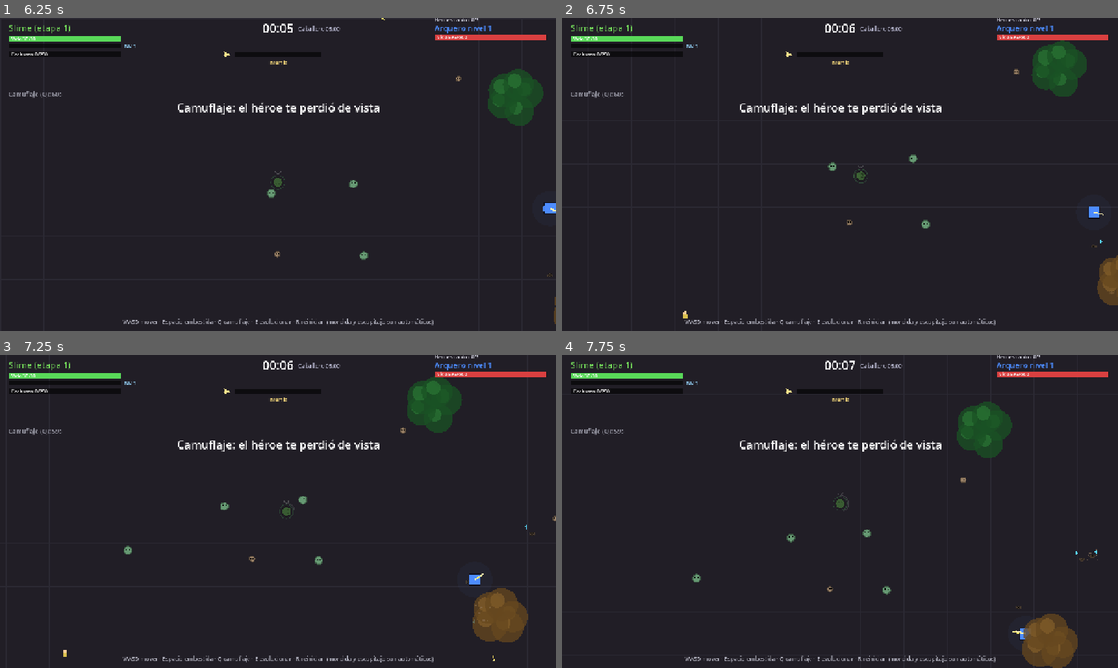
Above: before the commit, frames 1-4 (two rows, left to right).
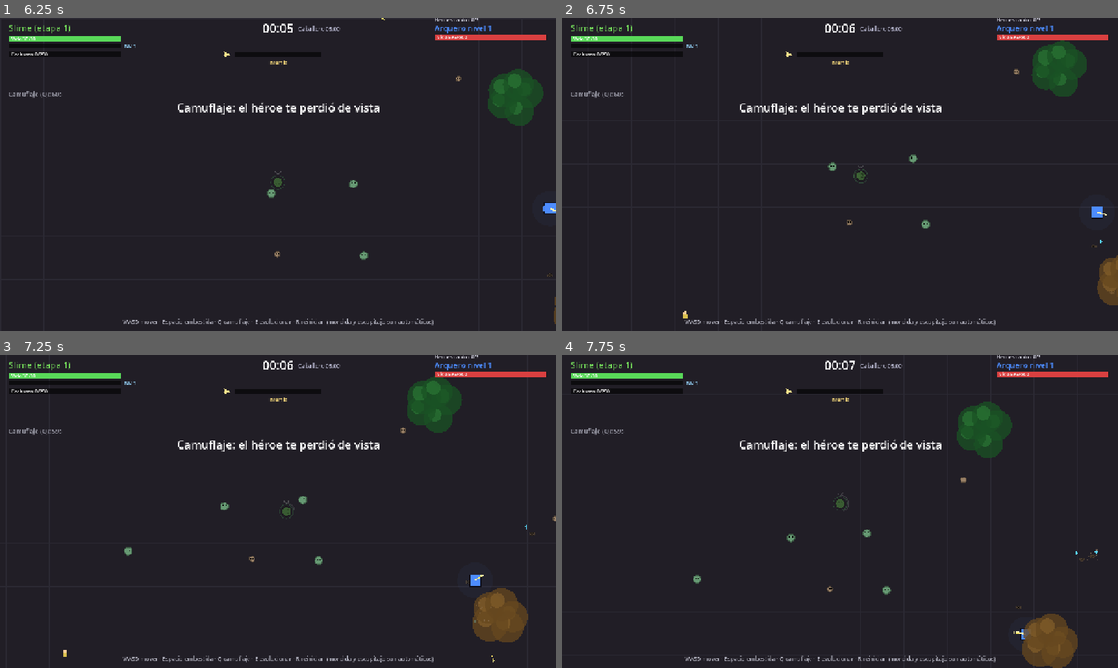
Above: after the commit, the same moments.

Repository: FedeOsorio/survive-the-hero
Game: Godot game, scene res://scenes/menu.tscn
Same seed, same stepped clock (60 frames per second), same inputs: the game is played once before the commit and once after it.
Inputs (mouse positions are in pixels of both pictures, inside the frame that each line leads up to):
- Up to frame 1 (6.25 s): click "Jugar" at 0.5 s; tap Enter (pick_confirm) at 1.25, 4.35 s; move the mouse to (400, 158) at 1.27 s; hold D (move_right) 1.28-2.03 s; tap Space (dash) at 1.35 s; click (400, 158) at 1.42 s; move the mouse to (166, 190) at 2.02 s; hold S (move_down) 2.03-2.78 s; tap 1 (pick_1) at 2.1 s; move the mouse to (333, 105) at 2.77 s; hold D (move_right) 2.78-3.53 s; tap 2 (pick_2) at 2.85 s; move the mouse to (250, 237) at 3.52 s; hold W (move_up) 3.53-4.28 s; tap 3 (pick_3) at 3.6 s; click (250, 237) at 3.67 s; move the mouse to (444, 221) at 4.27 s; hold A (move_left) 4.28-5.78 s; move the mouse to (111, 127) at 5.02 s; tap C (rally) at 5.1 s; move the mouse to (305, 174) at 5.77 s; hold S (move_down) from 5.78 s (still down); tap Q (stealth) at 5.85 s; click (305, 174) at 5.92 s
- Up to frame 2 (6.75 s): move the mouse to (756, 96) at 6.52 s; release S (move_down) at 6.53 s; hold D (move_right) from 6.53 s (still down); tap Shift at 6.6 s
- Up to frame 3 (7.25 s): keep holding D (move_right)
- Up to frame 4 (7.75 s): move the mouse to (962, 495) at 7.27 s; release D (move_right) at 7.28 s; hold W (move_up) from 7.28 s (still down); tap Keypad Enter at 7.35 s

Frame 1 is identical in both runs. In frame 2, less than 0.1% of the frame differs, in the area x 62-98%, y 17-64%; in frame 3, less than 0.1%, in the area x 22-100%, y 23-99%; in frame 4, less than 0.1%.

Commit message:
Tanda 09-h: IA del héroe como lista de prioridades

Diff:
--- a/scripts/balance.gd
+++ b/scripts/balance.gd
@@ -82,8 +82,7 @@
 # El grito empieza apenas un civil sale corriendo de vos, no cuando muere.
 # Cada grito nuevo actualiza el lugar. La alarma dura hasta que llega (a ALARM_ARRIVE_DIST)
 # y ALARM_SEARCH_TIME más buscando, con un máximo de ALARM_MAX_TIME desde el último grito.
-const ALARM_PULL := 4.0 # más que cofres (3,0) y corazones (2,8)
-const ALARM_PULL_WITH_GEMS := 1.5 # 09-d C: con un montón de gemas en su radio, las gemas mandan
+const ALARM_CLOSE_DIST := 400.0 # 09-h: más cerca que esto el grito le gana a cofre, corazón y gemas; más lejos, va después
 const ALARM_ARRIVE_DIST := 80.0
 const ALARM_SEARCH_TIME := 3.0
 const ALARM_MAX_TIME := 12.0
@@ -117,7 +116,6 @@
 const SUSPICION_GAZE_CHANCE := 0.25
 const HUNT_LOSE_DIST := 600.0
 const HUNT_SEARCH_TIME := 5.0
-const HUNT_SEARCH_PULL := 3.0
 const HUNT_SEEN_BANNER_EVERY := 10.0 # "¡El Arquero te reconoció!" como mucho cada tantos segundos
 const GEM_BIOMASS := 0.5 # pisar una gema te alimenta: biomasa por punto de XP (el imán no las atrae)
 const GEM_EAT_RANGE := 12.0 # se suma a tu radio
@@ -134,7 +132,6 @@
 const ELITE_HEART_BIOMASS := 10.0
 # Si el héroe agarra el corazón primero: sube un nivel y se cura este %.
 const ELITE_HEART_HERO_HEAL := 0.1
-const HERO_HEART_PULL := 2.8 # prioridad de ir a buscar un corazón (más que las gemas)
 const HERO_HEART_SEEK_RADIUS := 700.0
 
 # --- Héroe -------------------------------------------------------------------
@@ -210,17 +207,16 @@
 const HERO_MISTAKE_CHANCE := 0.06
 const HERO_DETECTED_TARGET_BONUS := 150.0 # chico: si tiene creeps encima, se defiende primero
 # Cacería: con el jugador detectado, el héroe va por vos.
-const HUNT_PULL := 3.0
-const HUNT_PULL_CROWDED := 1.5 # con mucha horda encima
-const HUNT_CROWDED_DANGER := 3.0
 const HUNT_IDEAL_DIST := 220.0
 # Gemas: va al montón que más vale (XP a HERO_GEM_CLUSTER_RADIUS / (distancia + HERO_GEM_DIST_BIAS)).
 const HERO_GEM_CLUSTER_RADIUS := 100.0
 const HERO_GEM_DIST_BIAS := 150.0
 const HERO_GEM_SEEK_RADIUS := 600.0 # libre
-const HERO_GEM_PULL := 4.5 # sin peligro (09-d C: era 2,6)
-const HERO_GEM_PULL_DANGER := 3.0 # con horda encima (09-d C: era 1,6)
-const HERO_GEM_DANGER := 3.0 # libre: con este peligro o más usa HERO_GEM_PULL_DANGER
+# 09-h: solo rodeado (peligro HERO_SURROUNDED_DANGER) o con menos de HERO_PRIORITY_HP de vida
+# manda alejarse de la horda; si no, va a su objetivo apartándose HERO_HORDE_SEPARATION.
+const HERO_PRIORITY_HP := 0.5
+const HERO_SURROUNDED_DANGER := 6.0
+const HERO_HORDE_SEPARATION := 0.4 # × su objetivo (1,0)
 const HUNT_ESCAPE_RADIUS := 80.0 # con tantos creeps así de cerca, primero zafa
 const HUNT_ESCAPE_COUNT := 2
 const HUNT_SHARE_RADIUS := 150.0 # con creeps así de cerca, alterna un disparo a vos y uno a la horda
@@ -464,7 +460,6 @@
 const CHEST_OPEN_TIME := 1.0
 const CHEST_LIFETIME := 30.0
 const CHEST_HERO_HEAL := 0.1
-const CHEST_HERO_PULL := 3.0
 const CHEST_HERO_SEEK_RADIUS := 900.0
 
 # Eventos de oleada, en rotación: estampida, asedio, luna de sangre.
--- a/scripts/hero_brain.gd
+++ b/scripts/hero_brain.gd
@@ -75,98 +75,73 @@
 	_last_seen = p.position
 
 
+## Un solo objetivo por vez, el primero que aplica (la carga de un ataque de jefe ya lo deja
+## quieto en hero.gd): 1) carrera de la furia: lejos de vos y de la horda; 2) cazándote: a
+## distancia de tiro; 3) rodeado o con poca vida: lejos de la horda; 4) _goal (grito cerca,
+## cofre, corazón, gemas, grito lejos, tu última posición, farmear). Siempre se aparta un poco
+## de la horda (salvo si se distrae) y de las paredes.
 func _think() -> void:
 	var hunting: bool = hunting_you() and not world.player_hidden(self)
 	target = _pick_hunt_target() if hunting else _pick_target()
-	var low_hp := _fury_run_t > 0.0 # la carrera corta al enfurecerse
-	var alarm: bool = world.alarm_t > 0.0 # un civil gritó o murió: va a defenderlos
-	var mistake := _rng.randf() < B.HERO_MISTAKE_CHANCE
-
-	# 1. alejarse de la horda (kitear). Con poca vida, mucho más fuerte.
+	var away := Vector2.ZERO # alejarse de la horda, más fuerte cuanto más cerca y más grande
+	var danger := 0.0
+	for m in world.minions:
+		var off: Vector2 = position - m.position
+		var d := off.length()
+		if d < 180.0 and d > 0.01:
+			var w: float = (180.0 - d) / 180.0 * (m.radius / 10.0)
+			away += off / d * w
+			danger += w
 	var steer := Vector2.ZERO
-	var danger := 0.0
-	var sense := 180.0
-	for m in world.minions:
-		var away: Vector2 = position - m.position
-		var d := away.length()
-		if d < sense and d > 0.01:
-			var w: float = (sense - d) / sense * (m.radius / 10.0)
-			steer += away / d * w
-			danger += w
-	if mistake:
-		steer *= 0.2 # se distrae y se mete donde no debe
-	elif low_hp:
-		steer *= 2.5
-		var away_p: Vector2 = position - world.player.position
-		if away_p.length() > 0.01:
-			steer += away_p.normalized() * 3.0 # furia: primero toma distancia de vos
-
-	# 2. juntar experiencia: siempre va al montón de gemas que más vale (cazándote,
-	#    yendo a un grito o enfurecido también; solo no en la carrera de la furia).
-	if not low_hp:
-		var seek := B.HERO_GEM_SEEK_RADIUS
-		var pull := B.HERO_GEM_PULL if danger < B.HERO_GEM_DANGER else B.HERO_GEM_PULL_DANGER
-		if _pile_t <= 0.0 or not is_instance_valid(_pile) or position.distance_to(_pile.position) > seek:
-			_pile_t = B.HERO_GEM_PILE_EVERY
-			_pile = _best_gem_pile(seek)
-		var gem = _pile if is_instance_valid(_pile) and not status.blinded() else null
-		if gem != null:
-			steer += (gem.position - position).normalized() * pull
-
-	# 2a. un corazón de élite vale más que cualquier gema
-	if not low_hp:
-		var best_heart = null
-		var best_d := B.HERO_HEART_SEEK_RADIUS
-		for c in world.corpses:
-			if c.heart and position.distance_to(c.position) < best_d:
-				best_d = position.distance_to(c.position)
-				best_heart = c
-		if best_heart != null:
-			steer += (best_heart.position - position).normalized() * B.HERO_HEART_PULL
-
-	# 2c. un cofre es lo que más le importa: lo hace subir de nivel
-	if not low_hp and world.chest != null and position.distance_to(world.chest.position) < B.CHEST_HERO_SEEK_RADIUS:
-		var to_chest: Vector2 = world.chest.position - position
-		if to_chest.length() > B.CHEST_OPEN_RADIUS * 0.5:
-			steer += to_chest.normalized() * B.CHEST_HERO_PULL
-		else:
-			steer = Vector2.ZERO # quieto encima para abrirlo
-
-	# 2b. si un civil gritó, va hacia ahí a buscar al creep (a los civiles no los toca)
-	if alarm and not low_hp and not hunting:
-		var to_alarm: Vector2 = world.alarm_pos - position
-		if to_alarm.length() > 40.0:
-			# con gemas a mano primero las junta: el grito tira menos
-			steer += to_alarm.normalized() * (B.ALARM_PULL_WITH_GEMS if is_instance_valid(_pile) else B.ALARM_PULL)
-
-	# 2c. te perdió de vista: va a tu última posición vista
-	if sight == Sight.SEARCH and not low_hp:
-		var to_seen: Vector2 = _last_seen - position
-		if to_seen.length() > 40.0:
-			steer += to_seen.normalized() * B.HUNT_SEARCH_PULL
-
-	# 3. cacería: con el jugador detectado lo persigue a distancia de tiro.
-	#    A la horda no la busca (ya viene sola), solo se aleja si está muy encima.
-	if hunting and not low_hp:
-		var to_p: Vector2 = world.player.position - position
-		var d := to_p.length()
-		if d > B.HUNT_IDEAL_DIST + 60.0:
-			steer += to_p / d * (B.HUNT_PULL_CROWDED if danger > B.HUNT_CROWDED_DANGER else B.HUNT_PULL)
-		elif d < B.HUNT_IDEAL_DIST - 60.0 and d > 0.01:
-			steer -= to_p / d * 0.8
-	elif _target_valid() and not low_hp:
-		var to_t: Vector2 = target.position - position
-		var d := to_t.length()
-		if d < B.HERO_RANGE * 0.5 - 60.0 and d > 0.01:
-			steer -= to_t / d * 0.8
-
-	# 4. no quedarse contra la pared
+	if _fury_run_t > 0.0:
+		steer = away + _toward(world.player.position) * -3.0
+	elif hunting:
+		var d := position.distance_to(world.player.position)
+		if absf(d - B.HUNT_IDEAL_DIST) > 60.0:
+			steer = _toward(world.player.position) * signf(d - B.HUNT_IDEAL_DIST)
+	elif danger >= B.HERO_SURROUNDED_DANGER or hp / max_hp < B.HERO_PRIORITY_HP:
+		steer = away
+	else:
+		var goal = _goal()
+		if goal == null: # encima del cofre: quieto para abrirlo
+			_move_dir = Vector2.ZERO
+			return
+		steer = goal
+	if _fury_run_t <= 0.0 and _rng.randf() >= B.HERO_MISTAKE_CHANCE: # a veces se distrae y se mete
+		steer += away.limit_length(1.0) * B.HERO_HORDE_SEPARATION
 	var margin := 200.0
-	var center := B.ARENA_SIZE * 0.5
 	if position.x < margin or position.y < margin or position.x > B.ARENA_SIZE.x - margin or position.y > B.ARENA_SIZE.y - margin:
-		steer += (center - position).normalized() * 1.5
-
+		steer += _toward(B.ARENA_SIZE * 0.5) * 1.5
 	_move_dir = steer.normalized() if steer.length() > 0.15 else Vector2.ZERO
+
+
+## Hacia dónde ir sin apuro (dirección; null = quedarse quieto encima del cofre).
+func _goal():
+	var alarm: bool = world.alarm_t > 0.0 and position.distance_to(world.alarm_pos) > 40.0
+	if alarm and position.distance_to(world.alarm_pos) < B.ALARM_CLOSE_DIST:
+		return _toward(world.alarm_pos)
+	var chest = world.chest
+	if chest != null and position.distance_to(chest.position) < B.CHEST_HERO_SEEK_RADIUS:
+		return _toward(chest.position) if position.distance_to(chest.position) > B.CHEST_OPEN_RADIUS * 0.5 else null
+	var heart = _nearest(world.corpses.filter(func(c): return c.heart), B.HERO_HEART_SEEK_RADIUS)
+	if heart != null:
+		return _toward(heart.position)
+	if _pile_t <= 0.0 or not is_instance_valid(_pile) or position.distance_to(_pile.position) > B.HERO_GEM_SEEK_RADIUS:
+		_pile_t = B.HERO_GEM_PILE_EVERY
+		_pile = _best_gem_pile(B.HERO_GEM_SEEK_RADIUS)
+	if is_instance_valid(_pile) and not status.blinded():
+		return _toward(_pile.position)
+	if alarm:
+		return _toward(world.alarm_pos)
+	if sight == Sight.SEARCH and position.distance_to(_last_seen) > 40.0:
+		return _toward(_last_seen)
+	if _target_valid() and position.distance_to(target.position) < B.HERO_RANGE * 0.5 - 60.0:
+		return _toward(target.position) * -0.8 # farmear: no dejar que se le acerque tanto
+	return Vector2.ZERO
+
+
+func _toward(pos: Vector2) -> Vector2:
+	return (pos - position).normalized()
 
 
 func _pick_target():
Not shown, changed: CLAUDE.md
